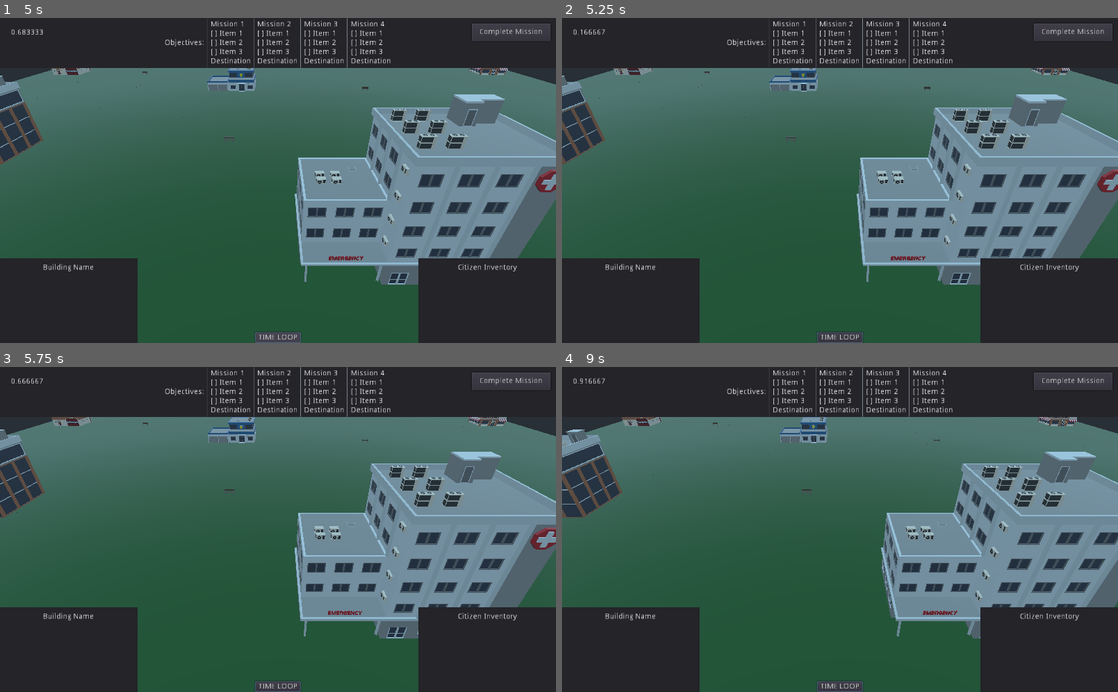
Above: before the commit, frames 1-4 (two rows, left to right).
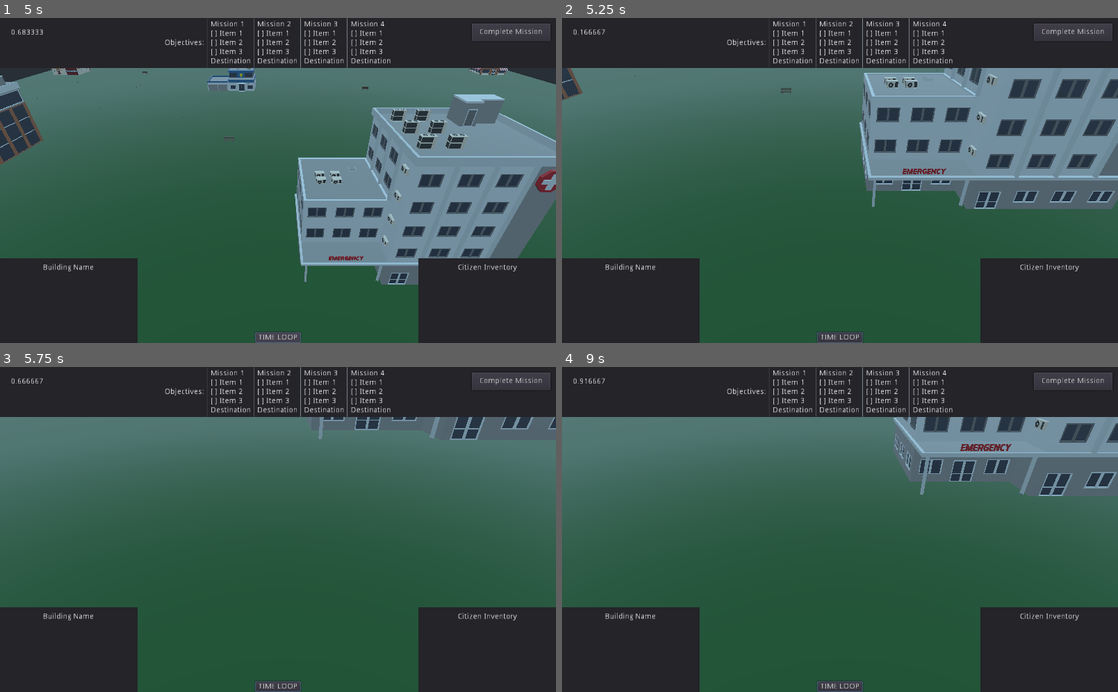
Above: after the commit, the same moments.

Repository: adam-bethell/It-Takes-A-Villiage
Game: Godot game, scene res://Scenes/MainScene.tscn
Same seed, same stepped clock (60 frames per second), same inputs: the game is played once before the commit and once after it. This scene is started directly instead of the project's main scene.
Inputs (mouse positions are in pixels of both pictures, inside the frame that each line leads up to):
- Up to frame 1 (5 s): click "Complete Mission" at 0.5 s; click "TIME LOOP" at 1.25 s; click "Complete Mission" at 2 s; click "TIME LOOP" at 2.75 s; click "Complete Mission" at 3.5 s; click "TIME LOOP" at 4.25 s
- Up to frame 2 (5.25 s): tap Enter at 5 s; move the mouse to (962, 164) at 5.02 s; hold Mouse wheel up (camera_zoom_in) from 5.03 s (still down)
- Up to frame 3 (5.75 s): keep holding Mouse wheel up (camera_zoom_in); tap Mouse wheel down (camera_zoom_out) at 5.3 s
- Up to frame 4 (9 s): move the mouse to (728, 545) at 5.77 s; release Mouse wheel up (camera_zoom_in) at 5.78 s; tap Mouse wheel down (camera_zoom_out) at 5.85, 6.8, 8.3 s; tap Mouse wheel up (camera_zoom_in) at 6.05, 7.55 s; tap Space at 6.5 s; move the mouse to (895, 458) at 6.52 s; hold S (camera_back) 6.53-7.28 s; move the mouse to (812, 594) at 7.27 s; tap Shift (camera_boost) at 7.35 s; tap Enter at 8 s; move the mouse to (1006, 578) at 8.02 s; hold W (camera_forward) 8.03-8.78 s; move the mouse to (673, 480) at 8.77 s; tap A (camera_left) at 8.85 s

Frame 1 is identical in both runs. In frame 2, 24% of the frame differs, in the area x 0-100%, y 15-83%; in frame 3, 21%; in frame 4, 24%, in the area x 0-100%, y 15-84%.
Error in both runs: Attempt to call function 'hide' in base 'null instance' on a null instance. (res://Scripts/UITimeLoop.gd:5)

Commit message:
Alt zoom keys

Diff:
--- a/Scenes/Menu.tscn
+++ b/Scenes/Menu.tscn
@@ -55,6 +55,7 @@
 }
 
 [node name="StartButton" type="Button" parent="."]
+visible = false
 anchor_left = 0.5
 anchor_right = 0.5
 margin_left = -412.0
--- a/Scripts/CameraController.gd
+++ b/Scripts/CameraController.gd
@@ -39,9 +39,9 @@
 	# Zoom
 	var zoom = 0.0
 	if not get_tree().is_input_handled():
-		if Input.is_action_just_released("camera_zoom_in"):
+		if Input.is_action_pressed("camera_zoom_in") or Input.is_action_just_released("camera_zoom_in"):
 			zoom -= ZOOM
-		if Input.is_action_just_released("camera_zoom_out"):
+		if Input.is_action_pressed("camera_zoom_out") or Input.is_action_just_released("camera_zoom_out"):
 			zoom += ZOOM
 
 	transform.origin = Vector3(
--- a/project.godot
+++ b/project.godot
@@ -75,11 +75,13 @@
 camera_zoom_in={
 "deadzone": 0.5,
 "events": [ Object(InputEventMouseButton,"resource_local_to_scene":false,"resource_name":"","device":-1,"alt":false,"sh …(213 unchanged characters)…
+, Object(InputEventKey,"resource_local_to_scene":false,"resource_name":"","device":0,"alt":false,"shift":false,"control":false,"meta":false,"command":false,"pressed":false,"scancode":16777232,"unicode":0,"echo":false,"script":null)
  ]
 }
 camera_zoom_out={
 "deadzone": 0.5,
 "events": [ Object(InputEventMouseButton,"resource_local_to_scene":false,"resource_name":"","device":-1,"alt":false,"sh …(213 unchanged characters)…
+, Object(InputEventKey,"resource_local_to_scene":false,"resource_name":"","device":0,"alt":false,"shift":false,"control":false,"meta":false,"command":false,"pressed":false,"scancode":16777234,"unicode":0,"echo":false,"script":null)
  ]
 }
 
